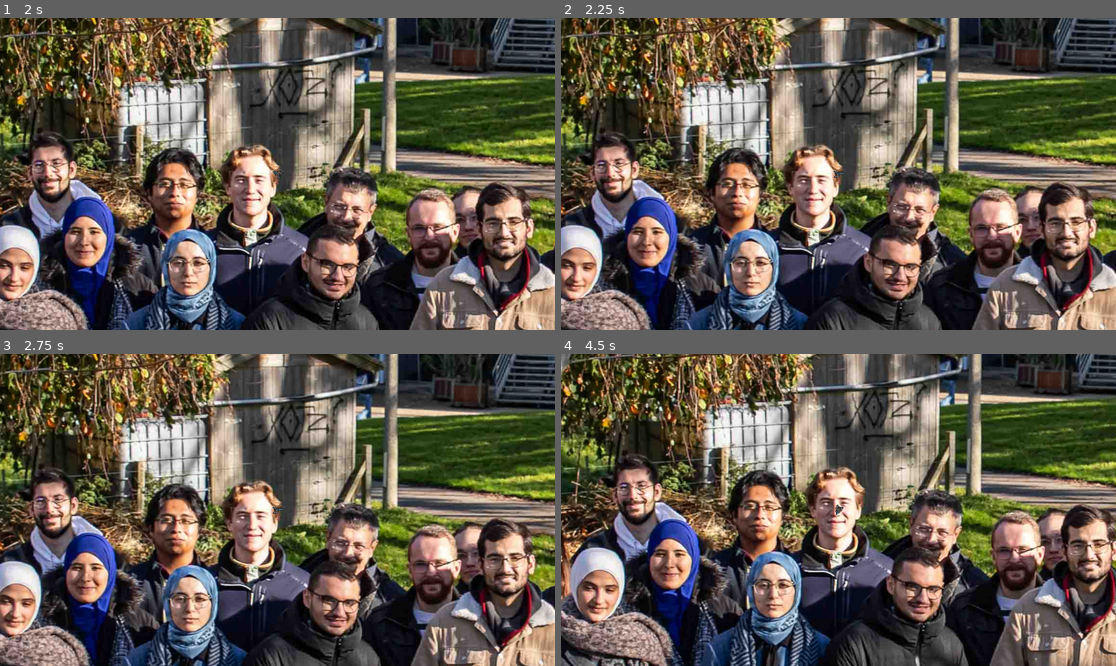
Above: before the commit, frames 1-4 (two rows, left to right).
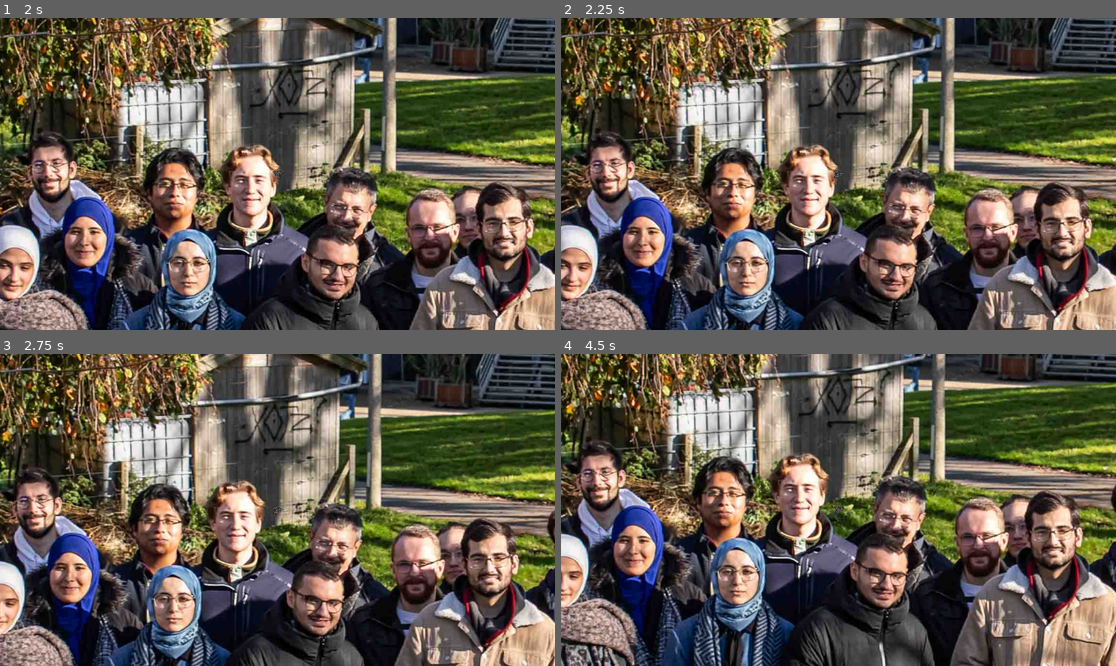
Above: after the commit, the same moments.

Repository: LiamRICE/functional-multiplayer-test-01
Game: Godot game, scene res://multiplayer.tscn
Two runs of this game, one before a commit and one after it. Both use one fixed random seed, a clock stepped at 60 frames per second and the inputs below.
Inputs (mouse positions are in pixels of both pictures, inside the frame that each line leads up to):
- Up to frame 1 (2 s): click "Join" at 0.5 s; click "Singleplayer" at 1.25 s
- Up to frame 2 (2.25 s): move the mouse to (960, 158) at 2.02 s; hold Right (ui_right) from 2.03 s (still down)
- Up to frame 3 (2.75 s): keep holding Right (ui_right)
- Up to frame 4 (4.5 s): move the mouse to (727, 525) at 2.77 s; release Right (ui_right) at 2.78 s; hold Down (ui_down) 2.78-3.53 s; move the mouse to (894, 441) at 3.52 s; hold Right (ui_right) 3.53-4.28 s; move the mouse to (810, 572) at 4.27 s; hold Up (ui_up) from 4.28 s (still down)

Frame 1 is identical in both runs. In frame 2, 52% of the frame differs, in the area x 0-100%, y 0-100%; in frame 3, 73%; in frame 4, 84%.

Commit message:
Minor fixes to starting a singleplayer game after being disconnected from a multiplayer game

Diff:
--- a/multiplayer.gd
+++ b/multiplayer.gd
@@ -37,7 +37,14 @@
 
 func _on_disconnection():
 	print("Disconnected!")
+	change_level(null)
 	%MainUI.visible = true
+	%GameMenuUI.visible = false
+	paused = true
+	is_multiplayer = false
+	multiplayer.multiplayer_peer.close()
+	multiplayer.multiplayer_peer = OfflineMultiplayerPeer.new()
+	get_tree().paused = true
 
 
 func _on_connection_failed():
@@ -71,10 +78,6 @@
 		return
 	var peer = ENetMultiplayerPeer.new()
 	peer.create_client(ip_address, port)
-	print("Connection Status :", peer.get_connection_status())
-	print("CONNECTED: ", ENetMultiplayerPeer.ConnectionStatus.CONNECTION_CONNECTED)
-	print("CONNECTING: ", ENetMultiplayerPeer.ConnectionStatus.CONNECTION_CONNECTING)
-	print("DISCONNECTED: ", ENetMultiplayerPeer.ConnectionStatus.CONNECTION_DISCONNECTED)
 	if peer.get_connection_status() == MultiplayerPeer.CONNECTION_DISCONNECTED:
 		OS.alert("Failed to start multiplayer client.")
 		return
@@ -114,14 +117,7 @@
 
 
 func _on_quit_level_button_pressed() -> void:
-	change_level(null)
-	%MainUI.visible = true
-	%GameMenuUI.visible = false
-	paused = true
-	is_multiplayer = false
-	multiplayer.multiplayer_peer.close()
-	multiplayer.multiplayer_peer = OfflineMultiplayerPeer.new()
-	get_tree().paused = true
+	_on_disconnection()
 
 
 func _on_resume_level_button_pressed() -> void:
--- a/player.gd
+++ b/player.gd
@@ -1,6 +1,6 @@
 extends CharacterBody2D
 
-const SPEED = 50
+const SPEED = 100
 
 # Set by the authority, synchronized on spawn.
 @export var player := 1 :
